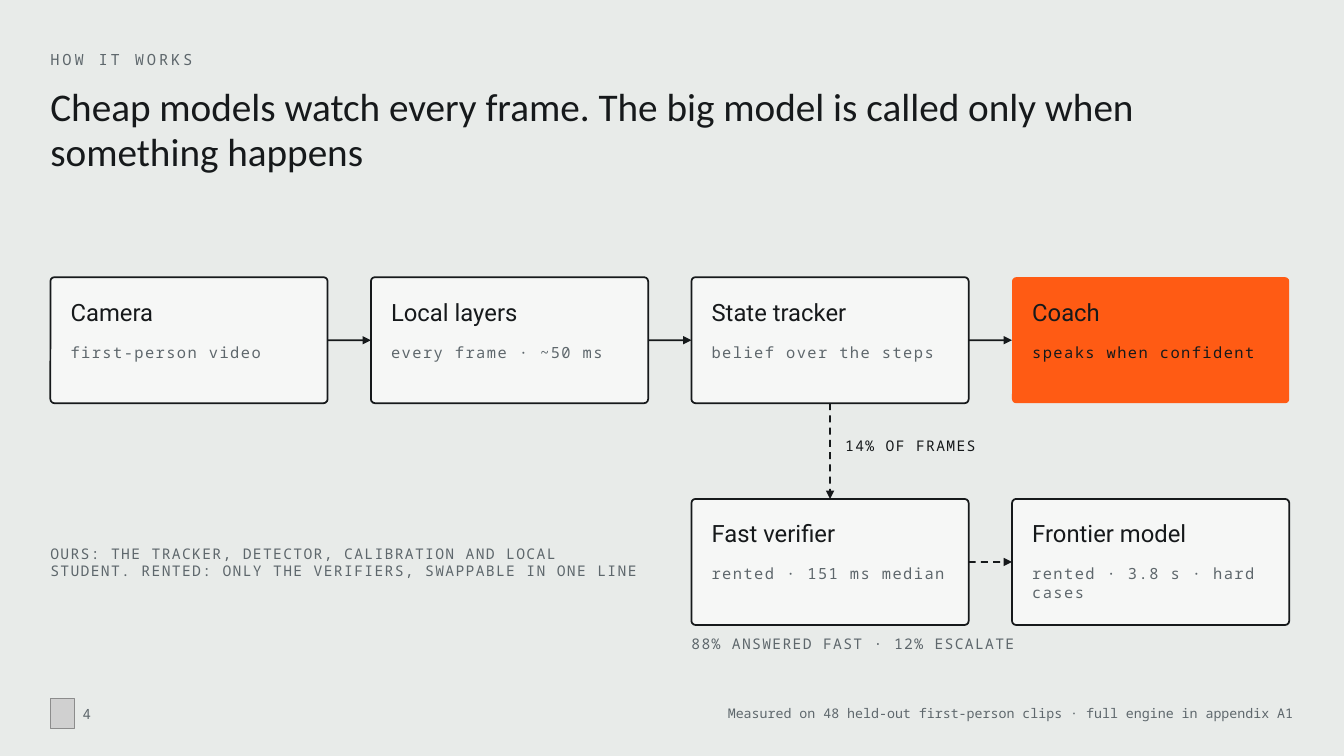
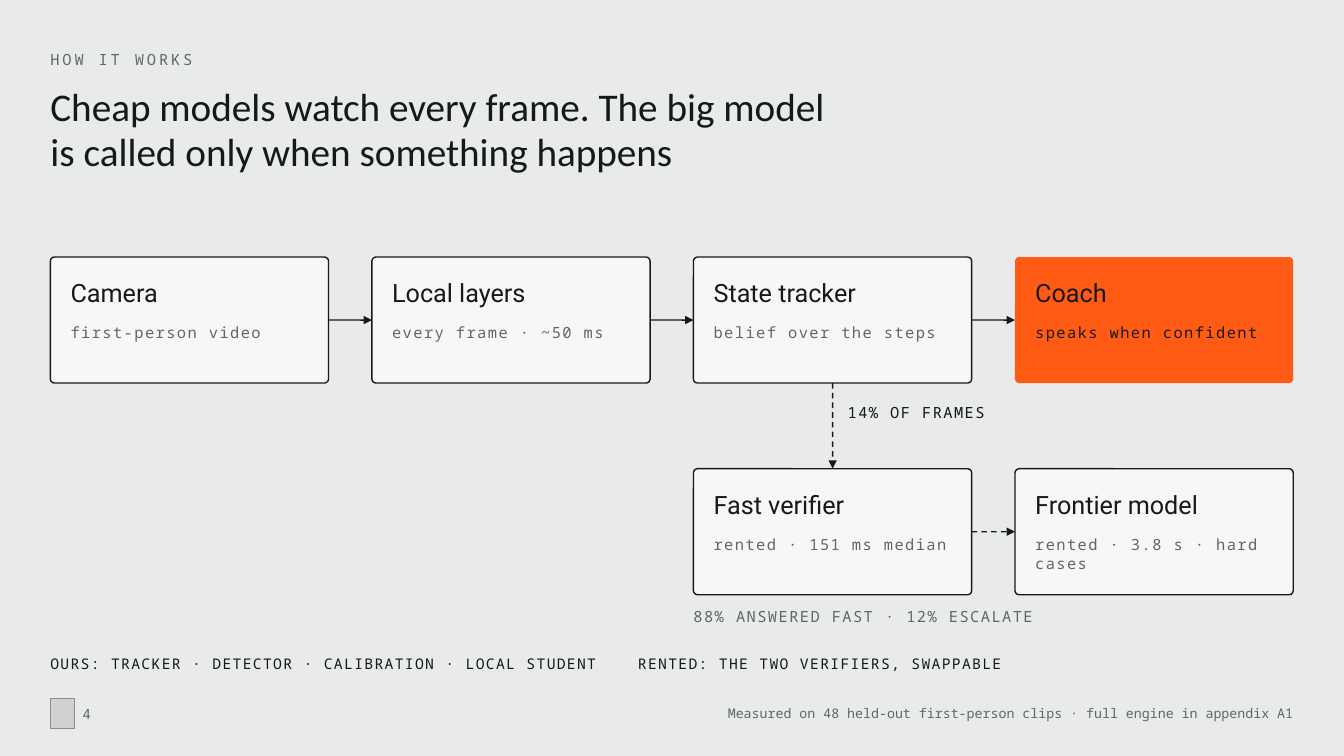
Before and after one commit to MonishSaravana/praxis, a slide deck: slide 4 of deck/Praxis_SAH_Oct2026.pptx. Drawn at 1344x756 pixels with LibreOffice and Linux fonts; fonts in the diff are those of the drawing; grey boxes stand for pictures. Boxes give left, top, right and bottom in pixels: in the first picture for what was removed or moved away, otherwise in the second. Text is boxed around its words. In the diff, an @@ line names an element or a change of style, - is before the commit and + after.

```diff
--- a/deck/Praxis_SAH_Oct2026.pptx
+++ b/deck/Praxis_SAH_Oct2026.pptx
@@ title at bbox=[50, 93, 824, 173]: text changed @@
-Cheap models watch every frame. The big model is called only when something happens
+Cheap models watch every frame. The big model
+is called only when something happens
@@ text "first-person video": place and size @@
-text "first-person video" at bbox=[71, 346, 261, 362]
+text "first-person video" at bbox=[71, 326, 261, 342]
@@ arrow (329, 320) - (372, 320): stroke #16191B 1.25 pt to #16191B 1 pt @@
@@ text "every frame · ~50 ms": place and size @@
-text "every frame · ~50 ms" at bbox=[391, 346, 603, 362]
+text "every frame · ~50 ms" at bbox=[392, 326, 604, 342]
@@ 3 texts, 3 rounded rectangles, 2 arrows: place and size @@
-3 texts, 3 rounded rectangles, 2 arrows at bbox=[50, 277, 969, 403]
+3 texts, 3 rounded rectangles, 2 arrows at bbox=[50, 257, 972, 383]
@@ arrow (650, 320) - (694, 320): stroke #16191B 1.25 pt to #16191B 1 pt @@
@@ text "belief over the steps": place and size @@
-text "belief over the steps" at bbox=[712, 346, 934, 362]
+text "belief over the steps" at bbox=[714, 326, 936, 342]
@@ 1 text, 1 rounded rectangle, 1 arrow: place and size @@
-1 text, 1 rounded rectangle, 1 arrow at bbox=[969, 277, 1290, 403]
+1 text, 1 rounded rectangle, 1 arrow at bbox=[972, 257, 1294, 383]
@@ arrow (972, 320) - (1015, 320): stroke #16191B 1.25 pt to #16191B 1 pt @@
@@ text "speaks when confident": place and size @@
-text "speaks when confident" at bbox=[1032, 346, 1254, 362]
+text "speaks when confident" at bbox=[1035, 326, 1257, 342]
@@ arrow moved from (830, 403) - (830, 499) to (833, 383) - (833, 469) @@
@@ arrow (833, 383) - (833, 469): stroke #16191B 1.25 pt dashed to #16191B 1 pt dashed @@
@@ text "14% OF FRAMES" at bbox=[848, 407, 984, 418]: size 10.5 to 11 pt @@
@@ text "14% OF FRAMES": place and size @@
-text "14% OF FRAMES" at bbox=[845, 440, 975, 451]
+text "14% OF FRAMES" at bbox=[848, 407, 984, 418]
@@ 2 texts, 1 rounded rectangle: place and size @@
-2 texts, 1 rounded rectangle at bbox=[691, 499, 1015, 649]
+2 texts, 1 rounded rectangle at bbox=[693, 469, 1033, 622]
@@ 1 text, 1 arrow, 1 rounded rectangle: place and size @@
-1 text, 1 arrow, 1 rounded rectangle at bbox=[969, 499, 1290, 625]
+1 text, 1 arrow, 1 rounded rectangle at bbox=[972, 469, 1294, 595]
@@ outline #16191B 1.25 pt to #16191B 1 pt in 5 elements at bbox=[50, 257, 329, 383], bbox=[372, 257, 650, 383], bbox=[694, 257, 972, 383], bbox=[694, 469, 972, 595], bbox=[1015, 469, 1294, 595] @@
@@ size 17 to 18 pt in 6 elements at bbox=[71, 284, 158, 303], bbox=[392, 283, 525, 308], bbox=[714, 283, 856, 303], bbox=[1035, 283, 1106, 303], bbox=[714, 495, 844, 515], bbox=[1035, 495, 1198, 515] @@
@@ text "rented · 151 ms median": place and size @@
-text "rented · 151 ms median" at bbox=[712, 567, 944, 579]
+text "rented · 151 ms median" at bbox=[714, 538, 946, 550]
@@ arrow (972, 532) - (1015, 532): stroke #16191B 1.25 pt dashed to #16191B 1 pt dashed @@
@@ text "rented · 3.8 s · ...": place and size @@
-text "rented · 3.8 s · ..." at bbox=[1032, 567, 1254, 598]
+text "rented · 3.8 s · ..." at bbox=[1035, 538, 1257, 569]
@@ text "88% ANSWERED FAST · 12% ..." at bbox=[693, 611, 1033, 622]: size 10.5 to 11 pt @@
@@ text at bbox=[50, 658, 1001, 671]: text changed; text colour #5E676C to #16191B @@
-OURS: THE TRACKER, DETECTOR, CALIBRATION AND LOCAL STUDENT. RENTED: ONLY THE VERIFIERS, SWAPPABLE IN ONE LINE
+OURS: TRACKER · DETECTOR · CALIBRATION · LOCAL STUDENT RENTED: THE TWO VERIFIERS, SWAPPABLE
@@ text "OURS: TRACKER · DETECTOR · ..." at bbox=[50, 658, 1001, 671]: vertical alignment middle to top @@
```
Also in this commit, not shown: 18 other slides changed, 30 other files.
